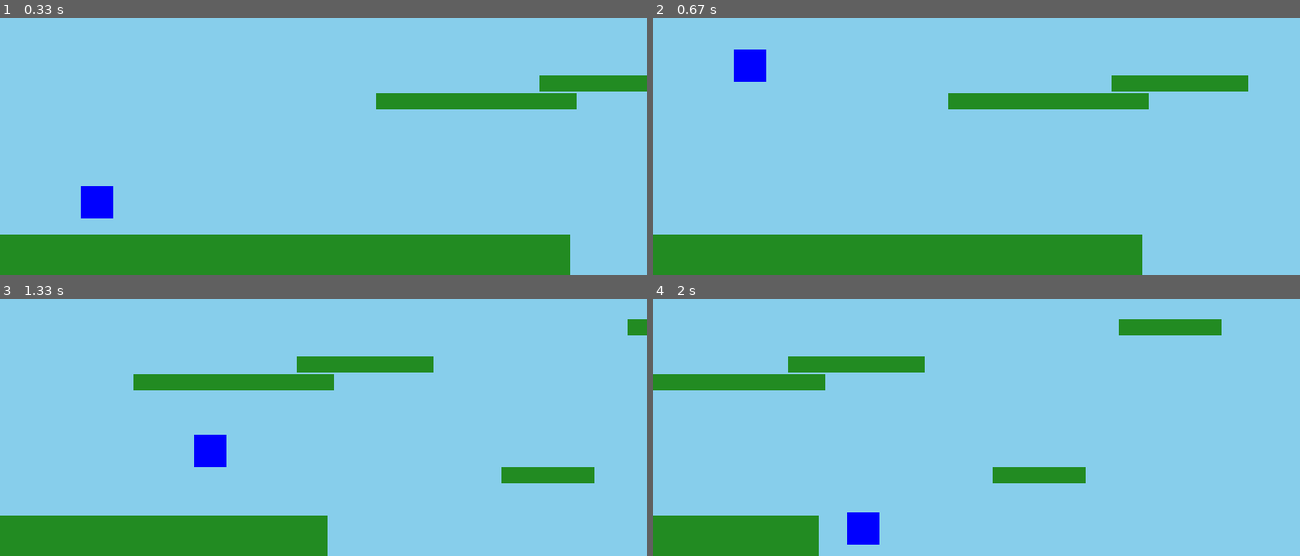
Above: before the commit, frames 1-4 (two rows, left to right).
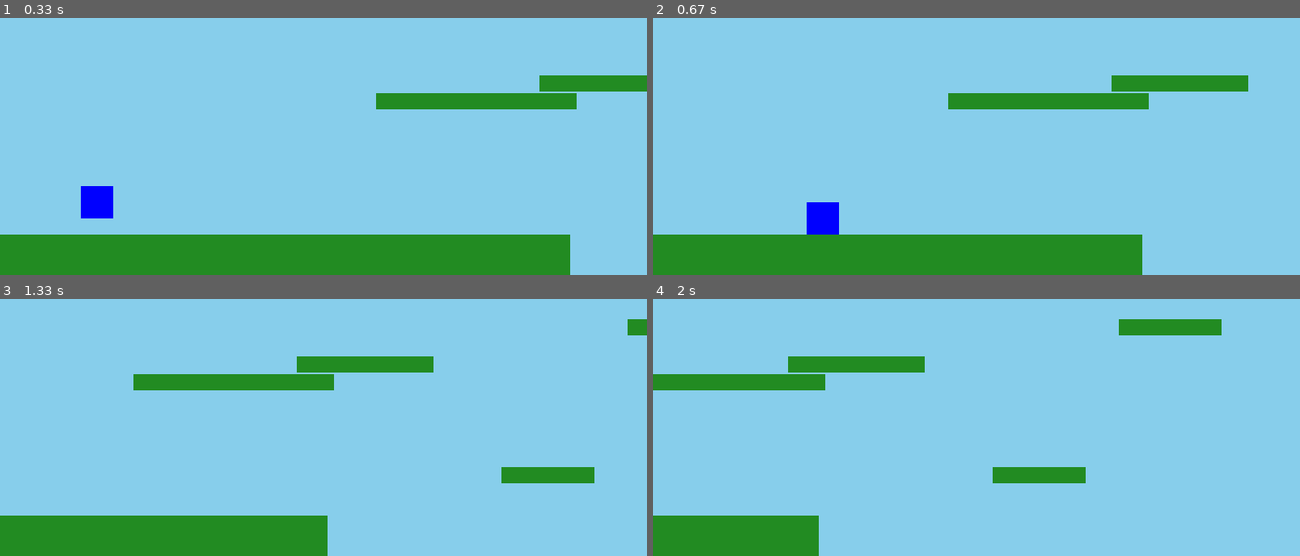
Above: after the commit, the same moments.

Repository: HunterWildClaw/NH_CP2
Game: pygame game, started from personal/pygame_experimenting.py
Same seed, same stepped clock (60 frames per second), same inputs: the game is played once before the commit and once after it.
Inputs:
- Up to frame 1 (0.33 s): no input
- Up to frame 2 (0.67 s): tap Space at 0.33 s
- Up to frame 3 (1.33 s): hold Right 0.67-1.13 s; tap Space at 0.73, 1.03, 1.23 s; hold W from 1.17 s (still down)
- Up to frame 4 (2 s): release W at 1.47 s

Frame 1 is identical in both runs. In frame 2, 1.3% of the frame differs, in the area x 12-29%, y 12-85%; in frame 3, 0.6%; in frame 4, 0.6%.

Commit message:
dash is space now

Diff:
--- a/personal/pygame_experimenting.py
+++ b/personal/pygame_experimenting.py
@@ -37,12 +37,12 @@
         if keys[pygame.K_RIGHT] or keys[pygame.K_d]:
             dx += PLAYER_SPEED
             direction=True
-        if keys[pygame.K_e]:
+        if keys[pygame.K_SPACE]:
             if direction==True:
                 dx =+ 30
             if direction==False:
                 dx -= 30
-        if (keys[pygame.K_SPACE] or keys[pygame.K_UP] or keys[pygame.K_w]) and self.on_ground:
+        if keys[pygame.K_UP] or keys[pygame.K_w] and self.on_ground:
             self.vel_y = JUMP_HEIGHT
             self.on_ground = False
 
